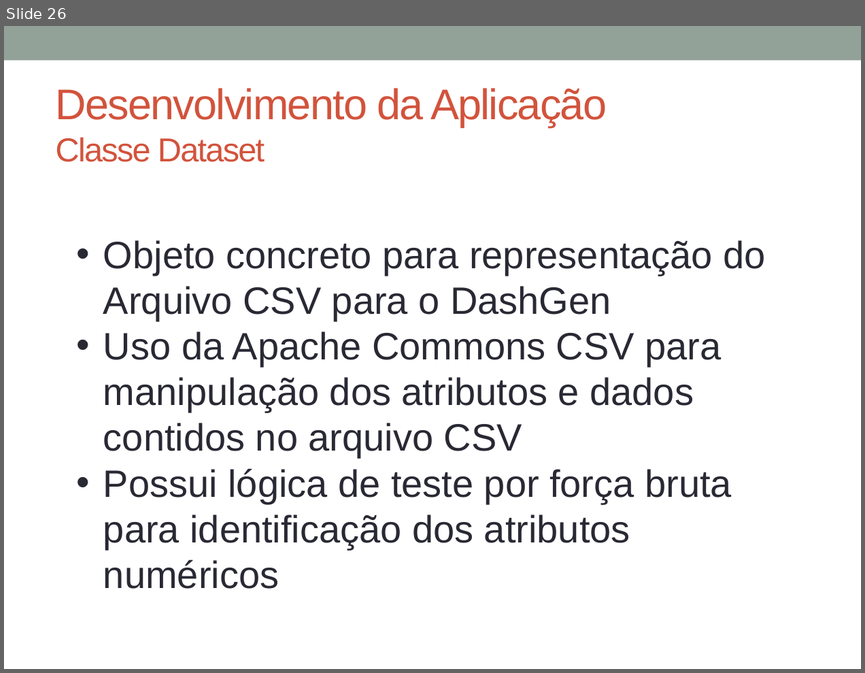
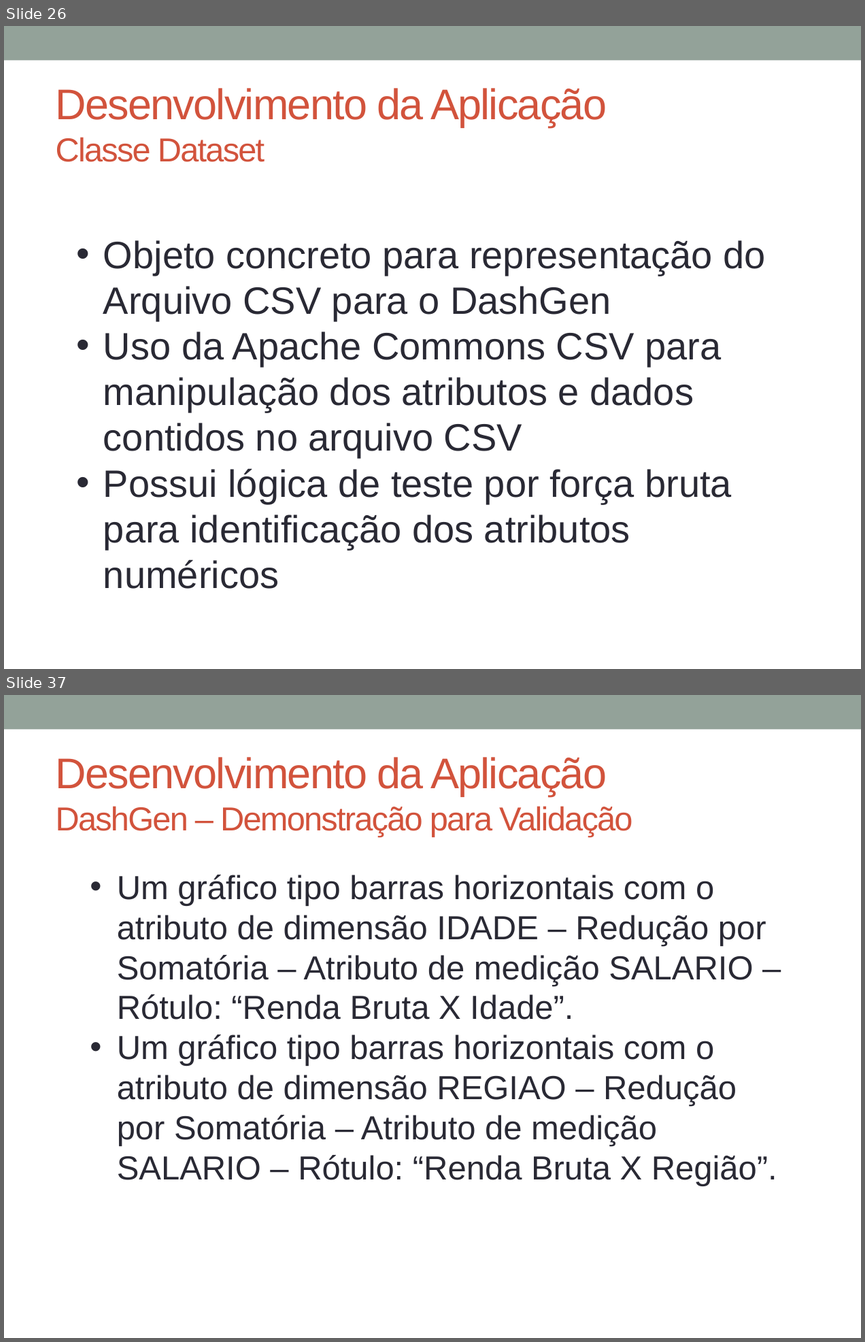
Before and after one commit to glaubergad/tccrepo, a slide deck: mono/Defesa TCC - DashGen.pptx. Shown one above the other, each under a label of ours: slide 26 before the commit, slides 26 and 37 after it; the slides between them are not shown. The pictures are 865x673 and 865x1342 pixels, drawn with LibreOffice and Linux fonts; fonts in the diff are those of the drawing. Boxes give left, top, right and bottom in pixels: in the first picture for what was removed or moved away, otherwise in the second. Text is boxed around its words. In the diff, an @@ line names an element or a change of style, - is before the commit and + after.

```diff
--- a/mono/Defesa TCC - DashGen.pptx
+++ b/mono/Defesa TCC - DashGen.pptx
@@ slide 37 added at (4, 695, 861, 1338), background #FFFFFF; not listed: 1 template element that a slide beside it also shows @@
@@ title added at (56, 757, 632, 836), 27.9 pt, text #D2533C @@
+Desenvolvimento da Aplicação
+DashGen – Demonstração para Validação
@@ text added at (117, 875, 777, 1186), 28 pt, text #292934 @@
+• Um gráfico tipo barras horizontais com o atributo de dimensão IDADE – Redução por Somatória – Atributo de medição SALARIO – Rótulo: “Renda Bruta X Idade”.
+• Um gráfico tipo barras horizontais com o atributo de dimensão REGIAO – Redução por Somatória – Atributo de medição SALARIO – Rótulo: “Renda Bruta X Região”.
```
Also in this commit, not shown: 2 slides changed, 20 other slides added, 1 other file.
